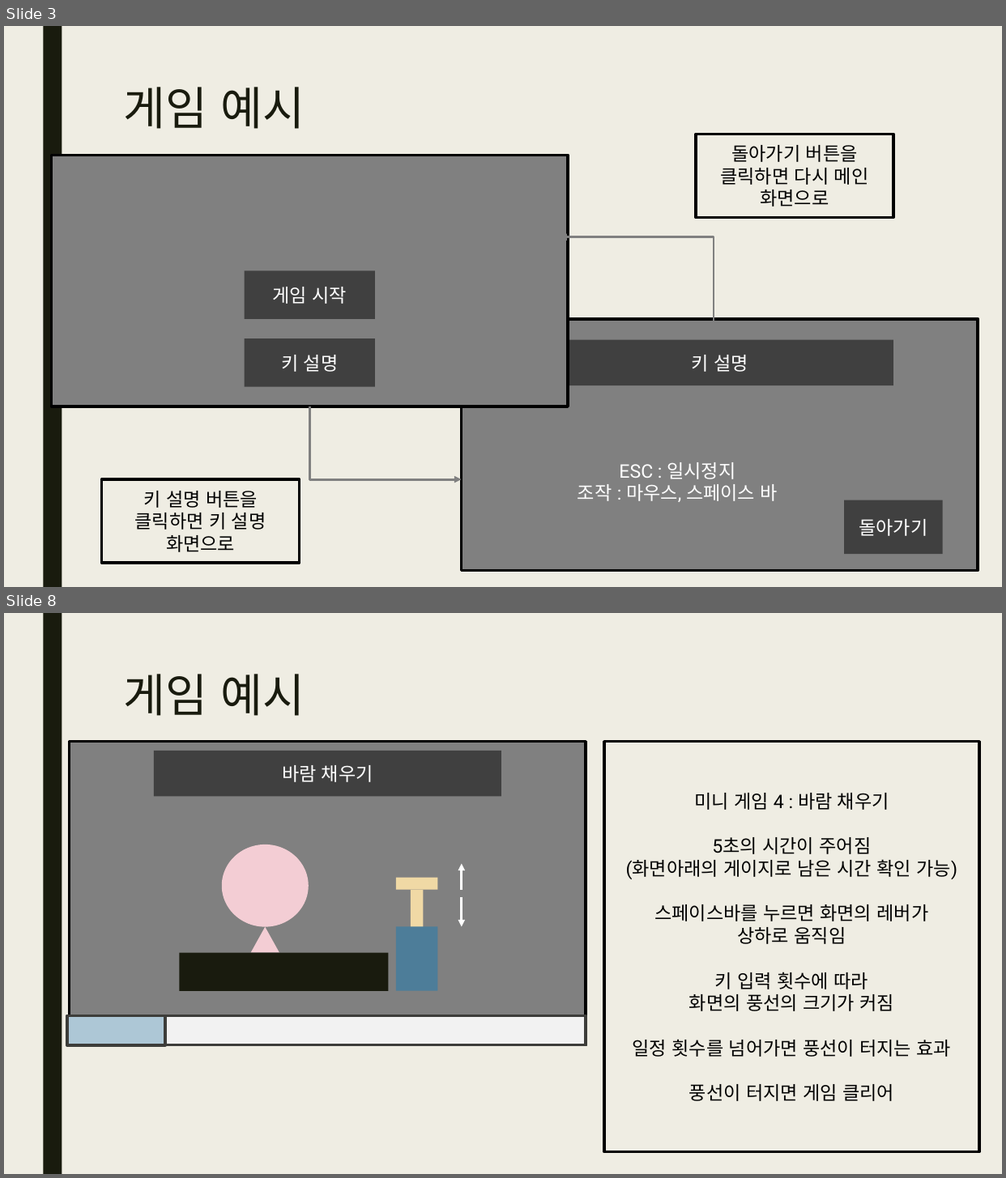
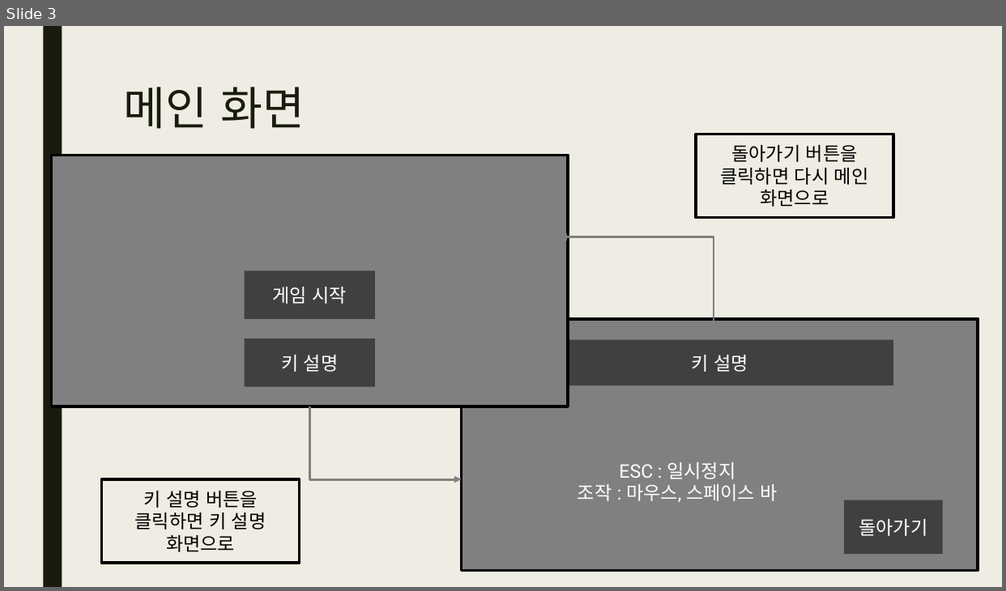
Before and after one commit to yungaeng/WindowProgrammingFinal, a slide deck: 기말 프로젝트 제안서.pptx. Shown one above the other, each under a label of ours: slides 3 and 8 before the commit, slide 3 after it; the slides between them are not shown. The pictures are 1006x1178 and 1006x591 pixels, drawn with LibreOffice and Linux fonts; fonts in the diff are those of the drawing. Boxes give left, top, right and bottom in pixels: in the first picture for what was removed or moved away, otherwise in the second. Text is boxed around its words. In the diff, an @@ line names an element or a change of style, - is before the commit and + after.

```diff
--- a/기말 프로젝트 제안서.pptx
+++ b/기말 프로젝트 제안서.pptx
@@ slide 8 removed at [4,613,1002,1174], background #EFEDE3; not listed: 1 template element that a slide beside it also shows @@
@@ title removed at [124,674,305,716] @@
-게임 예시
@@ rectangle removed at [69,742,586,1046] @@
@@ rectangle removed at [154,751,501,796] @@
-바람 채우기
@@ rectangle removed at [604,742,979,1152] @@
-미니 게임 4 : 바람 채우기
-5초의 시간이 주어짐
-(화면아래의 게이지로 남은 시간 확인 가능)
-스페이스바를 누르면 화면의 레버가
-상하로 움직임
-키 입력 횟수에 따라
-화면의 풍선의 크기가 커짐
-일정 횟수를 넘어가면 풍선이 터지는 효과
-풍선이 터지면 게임 클리어
@@ ellipse removed at [222,845,309,926] @@
@@ rectangle removed at [396,878,438,890] @@
@@ arrow removed from (462, 890) to (462, 864) @@
@@ rectangle removed at [411,890,424,954] @@
@@ arrow removed from (462, 897) to (462, 926) @@
@@ triangle removed at [251,927,279,953] @@
@@ rectangle removed at [396,926,438,991] @@
@@ rectangle removed at [179,953,388,991] @@
@@ rectangle removed at [67,1016,165,1046] @@
@@ rectangle removed at [69,1016,586,1045] @@
@@ slide 3 changed as well @@
@@ title at [124,87,305,129]: text changed @@
-게임 예시
+메인 화면
```
Also in this commit, not shown: 2 other slides changed, 3 slides added, 4 other slides removed, 5 other files.
